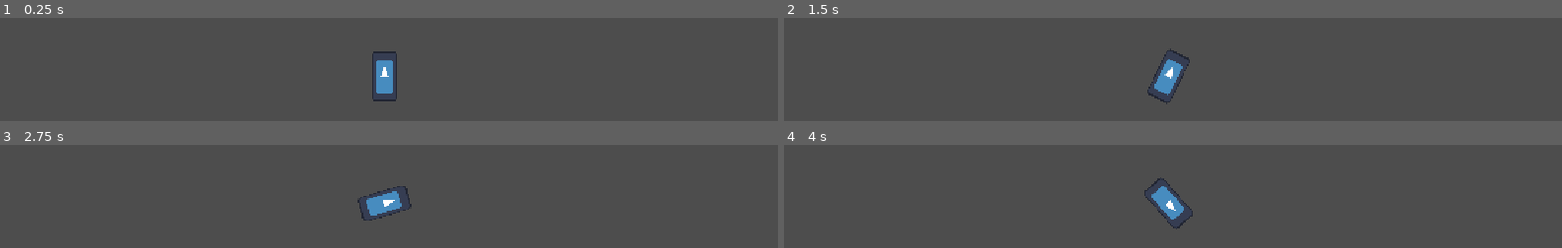
Above: before the commit, frames 1-4 (two rows, left to right).
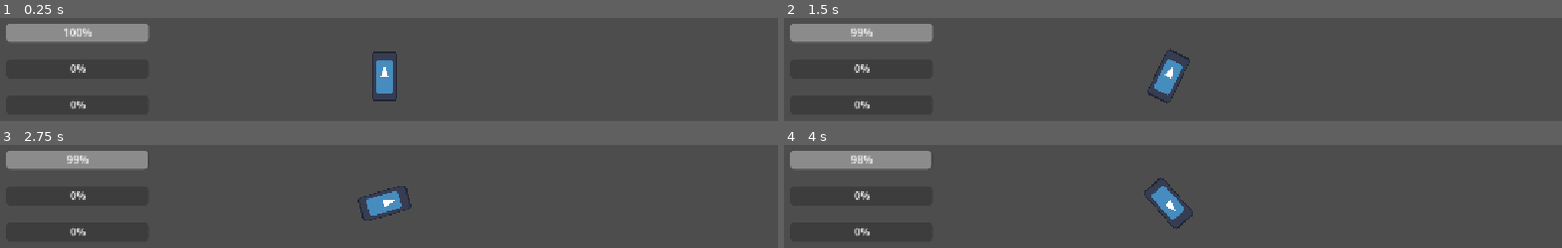
Above: after the commit, the same moments.

Repository: cursed144/Solar-Siege
Game: Godot game, scene res://Scenes/space_scene_template.tscn
Two runs of this game, one before a commit and one after it. Both use one fixed random seed, a clock stepped at 60 frames per second and the inputs below. The engine's default icon, where the game draws it, is replaced by a stand-in: a white triangle on a blue panel in a dark square.
Inputs (mouse positions are in pixels of both pictures, inside the frame that each line leads up to):
- Up to frame 1 (0.25 s): no input
- Up to frame 2 (1.5 s): tap Enter at 0.5 s; move the mouse to (1344, 54) at 0.52 s; hold D (right) 0.53-1.28 s; hold E (e) 0.53-1.28 s; tap Q (q) at 0.8, 1.35 s; move the mouse to (1009, 98) at 1.27 s; hold S (down) from 1.28 s (still down)
- Up to frame 3 (2.75 s): tap Space (space) at 1.55, 2 s; move the mouse to (outside the picture) at 2.02 s; release S (down) at 2.03 s; hold D (right) from 2.03 s (still down); hold Space (space) from 2.03 s (still down); tap E (e) at 2.3 s
- Up to frame 4 (4 s): move the mouse to (outside the picture) at 2.77 s; release D (right) at 2.78 s; release Space (space) at 2.78 s; hold W (up) 2.78-3.53 s; tap E (e) at 2.85 s; tap Q (q) at 3.05 s; move the mouse to (outside the picture) at 3.52 s; press the mouse at (outside the picture) at 3.53 s; hold A (left) from 3.53 s (still down); tap Space (space) at 3.8 s

The runs differ from the first frame. In frame 1, 3.4% of the frame differs, in the area x 0-20%, y 5-89%; in frame 2, 3.4%; in frame 3, 3.3%; in frame 4, 3.3%.

Commit message:
Add UI bars for fuel, energy, and instability
Introduced a new UI with progress bars for fuel, energy, and instability in the rocket scene. Added bars.gd script to manage fuel usage. Updated movement logic to consume fuel and disable movement when depleted.

Diff:
--- a/Game/Scenes/rocket.tscn
+++ b/Game/Scenes/rocket.tscn
@@ -1,7 +1,8 @@
-[gd_scene load_steps=5 format=3 uid="uid://b3omsetq4vjfv"]
+[gd_scene load_steps=6 format=3 uid="uid://b3omsetq4vjfv"]
 
 [ext_resource type="Script" uid="uid://dfgjbvwnh0acu" path="res://Scripts/rocket.gd" id="1_wrv6b"]
 [ext_resource type="Texture2D" uid="uid://b0pr6t74uwncm" path="res://Textures/icon.svg" id="2_kvp10"]
+[ext_resource type="Script" uid="uid://dkx8udt5188ce" path="res://Scripts/bars.gd" id="3_hthiq"]
 
 [sub_resource type="PhysicsMaterial" id="PhysicsMaterial_kvp10"]
 bounce = 0.1
@@ -26,3 +27,40 @@
 shape = SubResource("CapsuleShape2D_kvp10")
 
 [node name="Camera2D" type="Camera2D" parent="."]
+
+[node name="UI" type="CanvasLayer" parent="."]
+
+[node name="Bars" type="Control" parent="UI"]
+layout_mode = 3
+anchors_preset = 0
+offset_right = 40.0
+offset_bottom = 40.0
+script = ExtResource("3_hthiq")
+
+[node name="Fuel" type="ProgressBar" parent="UI/Bars"]
+layout_mode = 0
+offset_left = 23.0
+offset_top = 246.0
+offset_right = 231.0
+offset_bottom = 273.0
+max_value = 10000.0
+step = 0.1
+value = 10000.0
+
+[node name="Energy" type="ProgressBar" parent="UI/Bars"]
+offset_left = 23.0
+offset_top = 299.0
+offset_right = 231.0
+offset_bottom = 326.0
+max_value = 1000.0
+step = 0.1
+allow_greater = true
+
+[node name="Instability" type="ProgressBar" parent="UI/Bars"]
+offset_left = 23.0
+offset_top = 352.0
+offset_right = 231.0
+offset_bottom = 379.0
+max_value = 1000.0
+step = 0.1
+allow_greater = true
--- /dev/null
+++ b/Game/Scripts/bars.gd
@@ -0,0 +1,14 @@
+extends Control
+
+@onready var rocket = get_node("../../")
+
+
+func use_fuel(amount: float) -> void:
+	$Fuel.value -= amount
+
+	if $Fuel.value <= 0: # no fuel left
+		rocket.has_fuel = false
+
+func add_fuel(amount: float) -> void:
+	$Fuel.value += amount
+	rocket.has_fuel = true
--- a/Game/Scripts/rocket.gd
+++ b/Game/Scripts/rocket.gd
@@ -1,36 +1,50 @@
 extends RigidBody2D
 
+@onready var bars = $UI/Bars
 var ACCEL_SPEED := 800 * Vector2.UP
-var DECCEL_SPEED: float = 60
-var ROT_SPEED: float = 3700
-var ROT_DECCEL: float = 1.5
+var DECCEL_SPEED := 60.0
+var ROT_SPEED := 3700.0
+var ROT_DECCEL := 1.5
 var DASH_SPEED := 10 * Vector2.UP
-var DASH_MULT: float = 2
+var DASH_MULT := 2.0
+var DASH_FUEL_MULT := 4.0
+var FUEL_USAGE_MOVE := 1.0
+var FUEL_USAGE_ROT := 0.2
+var FUEL_USAGE_SLOW := 0.1
+var has_fuel := true
 
 
 func _input(event: InputEvent) -> void:
 	if Input.is_action_just_pressed("space"):
 		apply_central_impulse(DASH_SPEED.rotated(rotation))
 		ACCEL_SPEED *= DASH_MULT
+		FUEL_USAGE_MOVE *= DASH_FUEL_MULT
 		angular_velocity *= 0.75
 	elif Input.is_action_just_released("space"):
 		ACCEL_SPEED /= DASH_MULT
+		FUEL_USAGE_MOVE /= DASH_FUEL_MULT
 
 
 func _physics_process(delta: float) -> void:
-	process_basic_movement(delta)
+	if has_fuel:
+		process_basic_movement(delta)
 
 
 
 func process_basic_movement(delta) -> void:
 	if Input.is_action_pressed("up") or Input.is_action_pressed("space"):
 		apply_central_force(ACCEL_SPEED.rotated(rotation) * delta)
+		bars.use_fuel(FUEL_USAGE_MOVE)
 	elif Input.is_action_pressed("down"):
 		linear_velocity = linear_velocity.move_toward(Vector2.ZERO, DECCEL_SPEED * delta)
+		bars.use_fuel(FUEL_USAGE_SLOW)
 
 	if (Input.is_action_pressed("right") and Input.is_action_pressed("left")) or Input.is_action_pressed("slow_rot"):
 		angular_velocity = move_toward(angular_velocity, 0, ROT_DECCEL * delta)
+		bars.use_fuel(FUEL_USAGE_ROT*2)
 	elif Input.is_action_pressed("right"):
 		apply_torque(ROT_SPEED * delta)
+		bars.use_fuel(FUEL_USAGE_ROT)
 	elif Input.is_action_pressed("left"):
 		apply_torque(-ROT_SPEED * delta)
+		bars.use_fuel(FUEL_USAGE_ROT)
Not shown, added: Game/Scripts/bars.gd.uid
